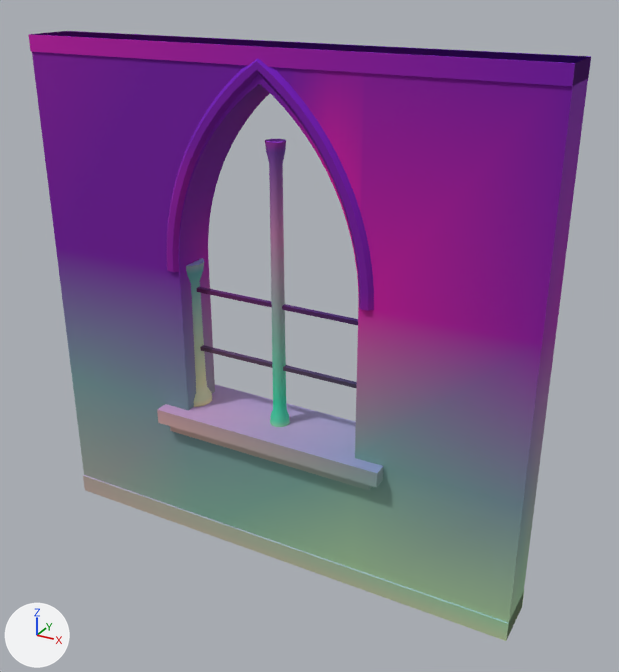
Renders of the glTF model assets/kit/window_lancet_4m.glb from each side of a commit.
One viewpoint serves both versions: a 50 mm lens placed at (3.07, -5.1, 4.51), pointed at (0.22, 0.08, 1.92). Every picture has the same lights, and +X, +Y and +Z are marked at lower left. The first picture is the older version. Vertices at exactly the same position are counted once.

Before the edit, the objects in view are built like this:
```python
me_colonnette_002 = bpy.data.meshes.new('colonnette.002')
me_colonnette_002.from_pydata(...)  # 128 vertices, 252 faces; spans x -0.08..0.08, y -0.08..0.08, z 0.0..2.22
me_colonnette_002.materials.append(mat_m_stone_trim)
me_window_archivolt = bpy.data.meshes.new('window_archivolt')
me_window_archivolt.from_pydata(...)  # 232 vertices, 460 faces; spans x -0.86..0.86, y -0.22..0.22, z 2.35..3.94
me_window_archivolt.materials.append(mat_m_stone_trim)
me_window_bars = bpy.data.meshes.new('window_bars')
me_window_bars.from_pydata(...)  # 16 vertices, 24 faces; spans x -0.75..0.75, y -0.02..0.02, z 1.63..2.17
me_window_bars.materials.append(mat_m_iron)
me_window_sill = bpy.data.meshes.new('window_sill')
me_window_sill.from_pydata(...)  # 32 vertices, 48 faces; spans x -2.0..2.0, y -0.3..0.3, z 0.0..4.0
me_window_sill.materials.append(mat_m_stone_trim)
me_window_wall = bpy.data.meshes.new('window_wall')
me_window_wall.from_pydata(...)  # 140 vertices, 280 faces; spans x -2.0..2.0, y -0.19..0.19, z 0.0..4.0
me_window_wall.materials.append(mat_m_stone)
ob_colonnette_002 = bpy.data.objects.new('colonnette.002', me_colonnette_002)
ob_colonnette_002.location = (0.0, 0.0, 1.15)
ob_window_archivolt = bpy.data.objects.new('window_archivolt', me_window_archivolt)
ob_window_archivolt.location = (0.0, 0.0, 0.0)
ob_window_bars = bpy.data.objects.new('window_bars', me_window_bars)
ob_window_bars.location = (0.0, 0.0, 0.0)
ob_window_sill = bpy.data.objects.new('window_sill', me_window_sill)
ob_window_sill.location = (0.0, 0.0, 0.0)
ob_window_wall = bpy.data.objects.new('window_wall', me_window_wall)
ob_window_wall.location = (0.0, 0.0, 0.0)
# also in view: 'colonnette' at (-0.8, 0.0, 1.76)
```
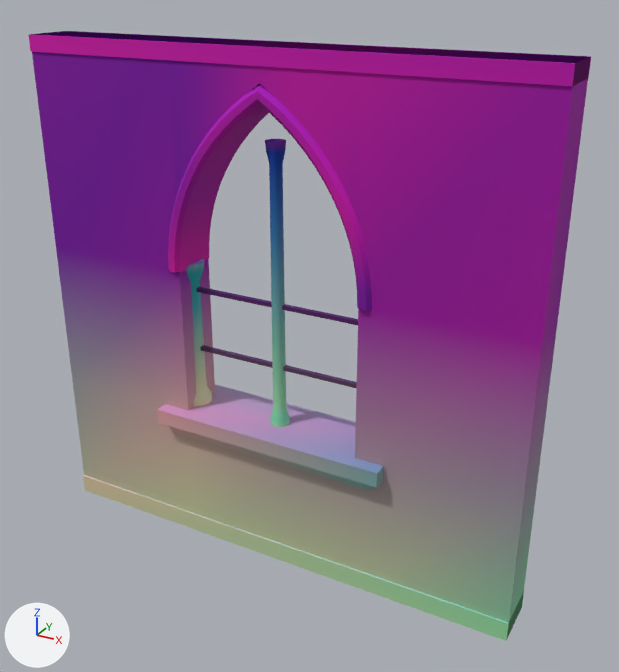
What differs and where, as boxes (x1, y1, x2, y2) in the pictures (619 x 672 px; the box of a moved part takes in the faces that stretch with it):
'window_archivolt', mesh rescaled, recoloured (11% shorter)
    before: (167, 58, 374, 311)
    after: (168, 85, 372, 310)
part 1 of me_window_wall, recoloured
    both: (32, 34, 590, 636)
part 2 of me_window_wall, recoloured
    both: (72, 40, 586, 568)
part 3 of me_window_wall, recoloured
    before: (307, 70, 555, 307)
    after: (308, 70, 555, 291)
part 4 of me_window_sill, recoloured
    both: (29, 34, 591, 641)
part 5 of me_window_archivolt, moved or reshaped
    before: (167, 58, 374, 311)
    after: (168, 85, 372, 310)
part 6 of me_window_archivolt, recoloured
    before: (167, 61, 374, 311)
    after: (168, 91, 372, 310)
part 7 of me_window_archivolt, recoloured
    before: (171, 58, 361, 213)
    after: (173, 85, 358, 223)
part 8 of me_window_archivolt, recoloured
    before: (174, 162, 195, 224)
    after: (176, 145, 240, 272)
part 9 of me_colonnette_002, recoloured (darker)
    both: (265, 143, 286, 236)
part 10 of me_colonnette_002, recoloured
    both: (270, 266, 290, 427)
part 11 of me_colonnette_002, recoloured (cyan to green)
    both: (270, 402, 289, 422)
part 12 of me_colonnette_002, recoloured
    both: (265, 139, 286, 395)

Patch to the scene script:
```diff
--- a/assets/kit/window_lancet_4m.glb.py
+++ b/assets/kit/window_lancet_4m.glb.py
@@ me_window_wall @@
 me_window_wall.from_pydata(...)  # 140 vertices, 280 faces; spans x -2.0..2.0, y -0.19..0.19, z 0.0..4.0
 # used by ob_window_wall; location = (0.0, 0.0, 0.0)
+# me_window_wall part 1: 125 faces centred in x -2.0..2.0, y -0.19..0.19, z 0.0..4.0 are repainted in the vertex colours; the middle colour goes from purple #8600ca to purple #9c00ca
+# me_window_wall part 2: 101 faces centred in x -1.58..1.58, y -0.19..0.19, z 0.0..4.0 are repainted in the vertex colours; the middle colour goes from purple #9200ce to pink #e200ce
+# me_window_wall part 3: 54 faces centred in x 0.25..1.17, y -0.19..0.19, z 0.0..3.75 are repainted in the vertex colours; the middle colour goes from pink #ed00c8 to pink #d500c8
 me_window_wall.materials.append(mat_m_stone)
@@ me_window_sill @@
 me_window_sill.from_pydata(...)  # 32 vertices, 48 faces; spans x -2.0..2.0, y -0.3..0.3, z 0.0..4.0
 # used by ob_window_sill; location = (0.0, 0.0, 0.0)
+# me_window_sill part 4: 48 faces centred in x -2.0..2.0, y -0.3..0.3, z 0.0..4.0 are repainted in the vertex colours, in many colours
 me_window_sill.materials.append(mat_m_stone_trim)
@@ me_window_archivolt @@
 # used by ob_window_archivolt; location = (0.0, 0.0, 0.0)
-me_window_archivolt.from_pydata(...)  # 232 vertices, 460 faces; spans x -0.86..0.86, y -0.22..0.22, z 2.35..3.94
+me_window_archivolt.from_pydata(...)  # 232 vertices, 460 faces; spans x -0.85..0.85, y -0.22..0.22, z 2.35..3.76
+# me_window_archivolt part 5: the whole mesh is scaled about its middle by (0.981, 1, 0.88), then moved by (0.0, 0.0, -0.1)
+# me_window_archivolt part 6: 236 faces centred in x -0.85..0.86, y -0.22..0.22, z 2.35..3.87 are repainted in the vertex colours; the middle colour goes from purple #8600c1 to pink #bf00c1
+# me_window_archivolt part 7: 113 faces centred in x -0.8..0.8, y -0.21..0.21, z 2.83..3.91 are repainted in the vertex colours; the middle colour goes from purple #8600e2 to purple #bc00e3
+# me_window_archivolt part 8: 111 faces centred in x -0.86..0.86, y -0.21..0.22, z 2.35..3.48 are repainted in the vertex colours; the middle colour goes from pink #c500bc to pink #bb00bc
 me_window_archivolt.materials.append(mat_m_stone_trim)
@@ me_colonnette_002 @@
 me_colonnette_002.from_pydata(...)  # 128 vertices, 252 faces; spans x -0.08..0.08, y -0.08..0.08, z 0.0..2.22
 # used by ob_colonnette_002; location = (0.0, 0.0, 1.15)
+# me_colonnette_002 part 9: 80 faces centred in x -0.07..0.07, y -0.07..0.07, z 1.72..2.17 are repainted in the vertex colours; the middle colour goes from purple #935ac7 to blue #004dc7
+# me_colonnette_002 part 10: 59 faces centred in x -0.08..0.08, y -0.08..0.08, z 0.0..0.65 are repainted in the vertex colours; the middle colour goes from green #94f0c0 to green #a8f2c0
+# me_colonnette_002 part 11: 67 faces centred in x -0.07..0.07, y -0.07..0.07, z 0.04..0.17 are repainted in the vertex colours; the middle colour goes from cyan #32f0c7 to green #94f2c7
+# me_colonnette_002 part 12: 46 faces centred in x -0.07..0.07, y -0.07..0.07, z 1.1..2.22 are repainted in the vertex colours; the middle colour goes from purple #ac37ca to purple #862cca
 me_colonnette_002.materials.append(mat_m_stone_trim)
```
